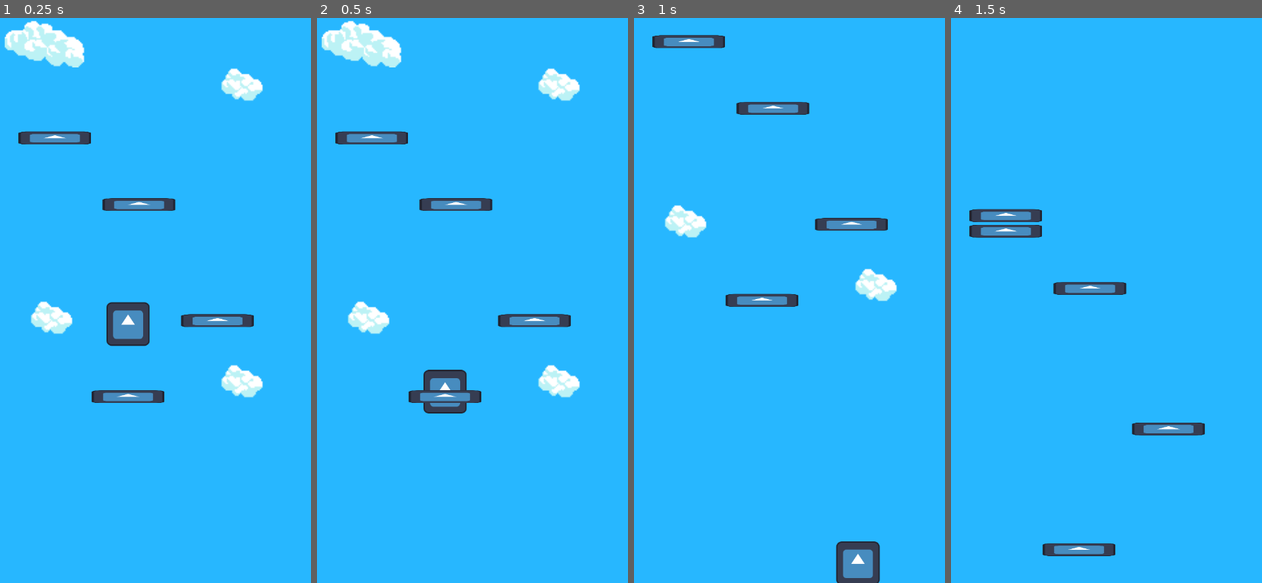
Above: before the commit, frames 1-4 (left to right).
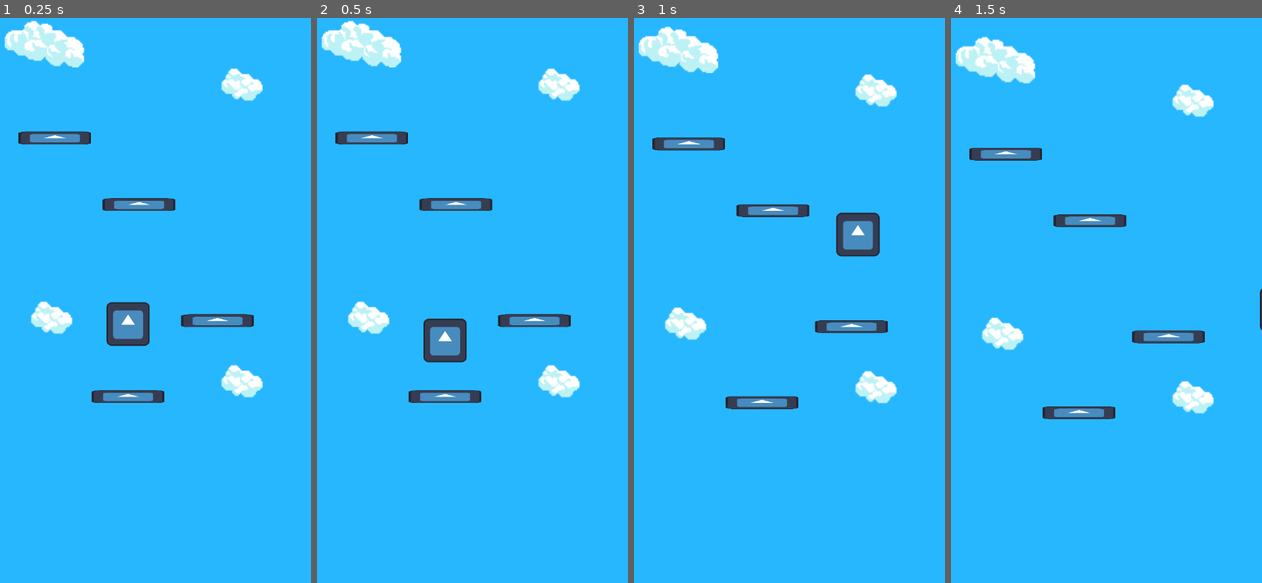
Above: after the commit, the same moments.

Repository: Kaporos/DreamWorld
Game: Godot game, scene res://main.tscn
The game is run twice, just before and just after one commit, with the same random seed, the same clock (stepped at 60 frames per second) and the same inputs. The engine's default icon, where the game draws it, is replaced by a stand-in: a white triangle on a blue panel in a dark square.
Inputs:
- Up to frame 1 (0.25 s): no input
- Up to frame 2 (0.5 s): no input
- Up to frame 3 (1 s): hold Right (ui_right) from 0.53 s (still down)
- Up to frame 4 (1.5 s): keep holding Right (ui_right)

Frame 1 is identical in both runs. In frame 2, 1.8% of the frame differs, in the area x 34-49%, y 53-70%; in frame 3, 9.6%, in the area x 1-85%, y 1-100%; in frame 4, 7.8%.

Commit message:
textures

Diff:
--- a/Platform.tscn
+++ b/Platform.tscn
@@ -7,6 +7,8 @@
 size = Vector2(167, 28)
 
 [node name="StaticBody2D" type="StaticBody2D"]
+collision_layer = 2
+collision_mask = 0
 script = ExtResource("1_crwjx")
 
 [node name="Sprite2D" type="Sprite2D" parent="."]
--- a/Player.gd
+++ b/Player.gd
@@ -34,7 +34,7 @@
 
 
 func _on_area_2d_body_entered(body):
-	if velocity.x > 0:
+	if velocity.y < 0:
 		inPLatform = true
 
 
--- a/Player.tscn
+++ b/Player.tscn
@@ -35,7 +35,6 @@
 
 [node name="CollisionShape2D" type="CollisionShape2D" parent="Area2D"]
 position = Vector2(-0.649353, 2.59741)
-scale = Vector2(1, 1)
 shape = SubResource("RectangleShape2D_kqbr0")
 
 [connection signal="body_entered" from="Area2D" to="." method="_on_area_2d_body_entered"]
Not shown: 1 places in Player.tscn that only renumber resources
Binary file added: assets/Legacy_Adventure_Pack_TEMPLE/Final/Assets/Assets.png
Binary file added: assets/Legacy_Adventure_Pack_TEMPLE/Final/Assets/Background_1.png
Binary file added: assets/Legacy_Adventure_Pack_TEMPLE/Final/Assets/Background_2.png
Binary file added: assets/Legacy_Adventure_Pack_TEMPLE/Final/Character/Character_Sprite_Sheet.png
Not shown, added: assets/Legacy_Adventure_Pack_TEMPLE/Final/Legacy_Autor_note.txt
Binary file added: assets/Legacy_Adventure_Pack_TEMPLE/Final/Social/Assets.png
Binary file added: assets/Legacy_Adventure_Pack_TEMPLE/Final/Social/Test_1.png
Binary file added: assets/Legacy_Adventure_Pack_TEMPLE/Final/Social/Test_2.png
Binary file added: assets/free-pixel-art-tiny-hero-sprites/1 Pink_Monster/Double_Jump_Dust_5.png
Binary file added: assets/free-pixel-art-tiny-hero-sprites/1 Pink_Monster/Pink_Monster.png
Binary file added: assets/free-pixel-art-tiny-hero-sprites/1 Pink_Monster/Pink_Monster_Attack1_4.png
(and 52 more such lines)
